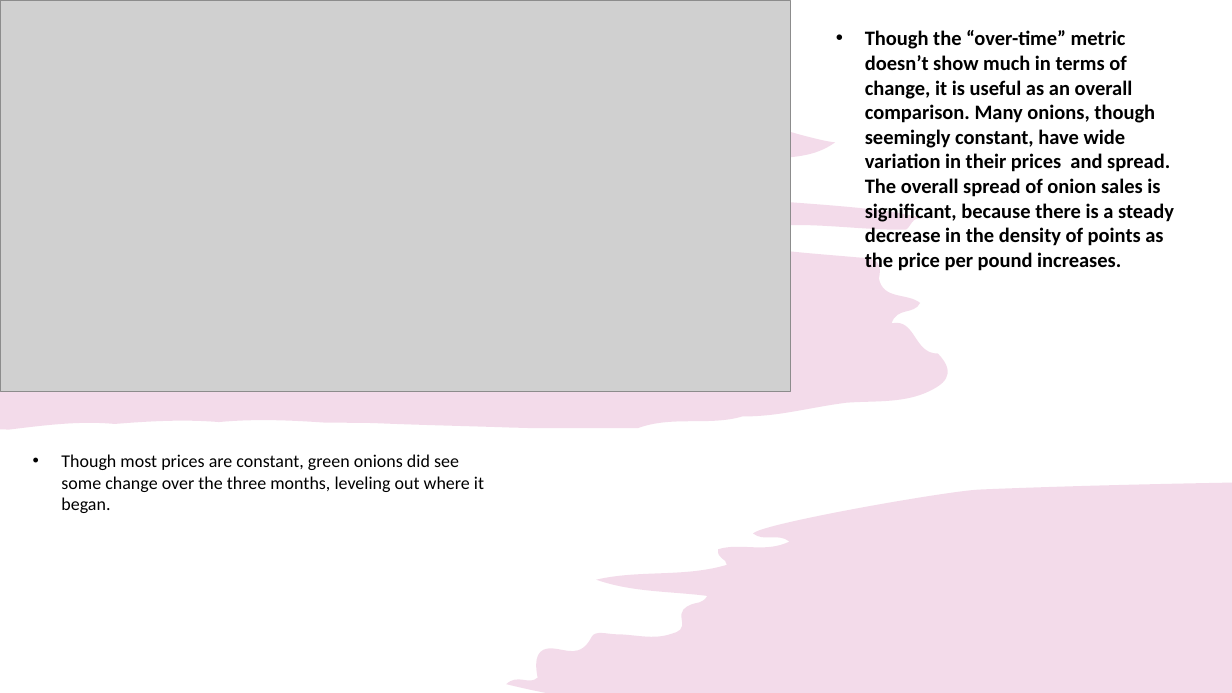
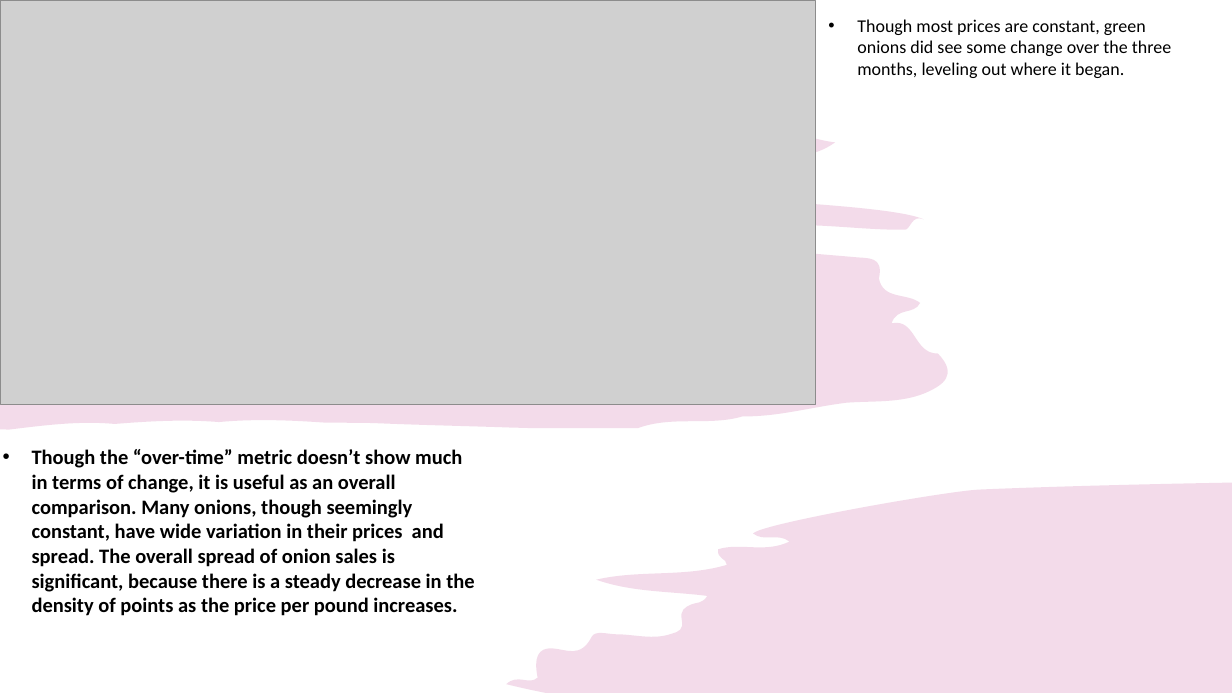
Before and after one commit to jashonnew/DSci-Actua-Rjunkie, a slide deck: slide 4 of Learn_inprogress/Onions.pptx. Drawn at 1232x693 pixels with LibreOffice and Linux fonts; fonts in the diff are those of the drawing; grey boxes stand for pictures. Boxes give left, top, right and bottom in pixels: in the first picture for what was removed or moved away, otherwise in the second. Text is boxed around its words. In the diff, an @@ line names an element or a change of style, - is before the commit and + after.

```diff
--- a/Learn_inprogress/Onions.pptx
+++ b/Learn_inprogress/Onions.pptx
@@ picture: place and size @@
-picture at [0, 0, 790, 392]
+picture at [0, 0, 815, 405]
@@ text "Though most prices are constant, ..." rewrapped from [61, 454, 484, 513] to [857, 19, 1171, 78] @@
@@ text "Though the “over-time” metric doesn’t ..." rewrapped from [865, 30, 1174, 271] to [32, 449, 474, 616] @@
```
Also in this commit, not shown: 2 other slides changed, 3 other files.
